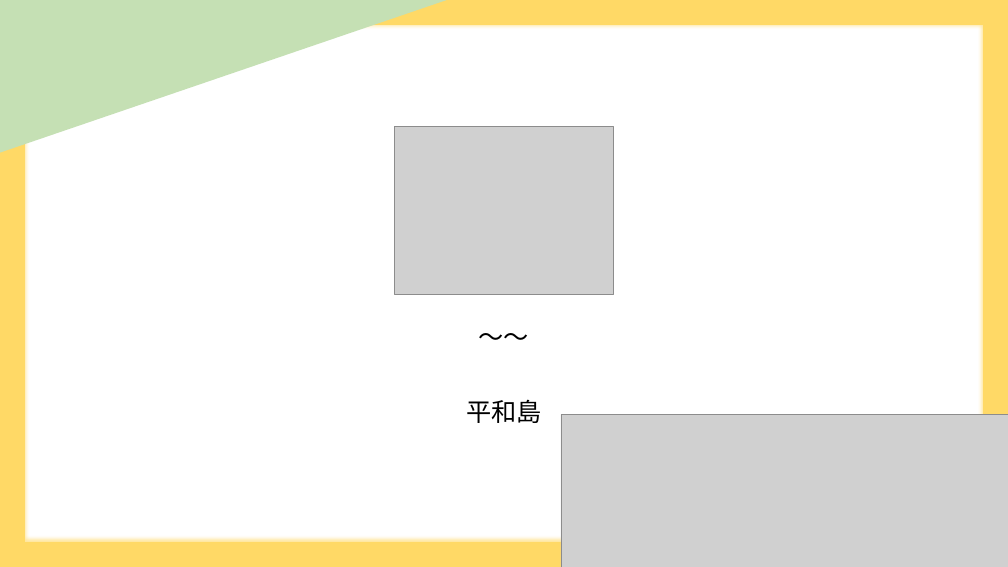
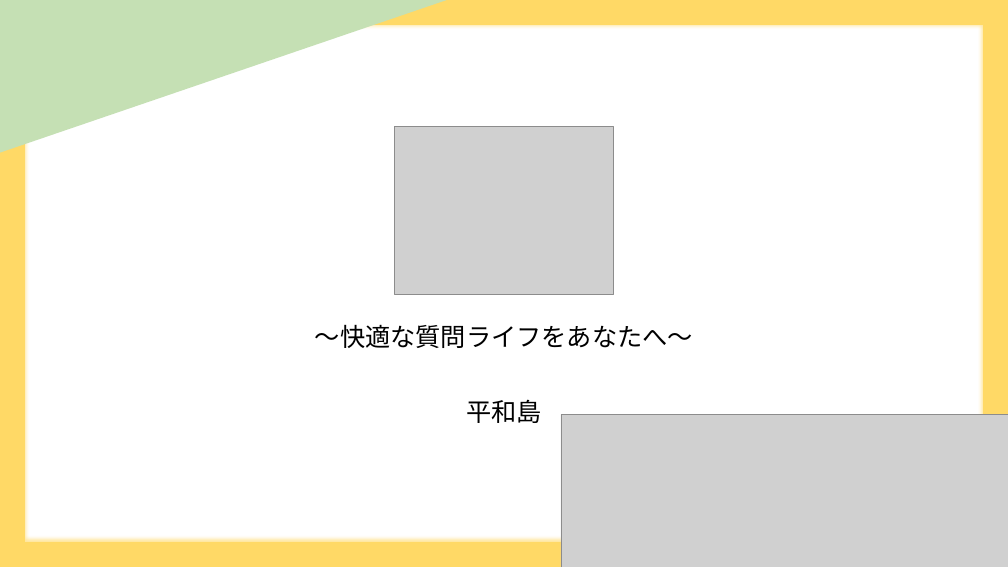
Before and after one commit to DOJO-2021/A-1, a slide deck: slide 1 of document/成果発表_平和島.pptx. Drawn at 1008x567 pixels with LibreOffice and Linux fonts; fonts in the diff are those of the drawing; grey boxes stand for pictures. Boxes give left, top, right and bottom in pixels: in the first picture for what was removed or moved away, otherwise in the second. Text is boxed around its words. In the diff, an @@ line names an element or a change of style, - is before the commit and + after.

```diff
--- a/document/成果発表_平和島.pptx
+++ b/document/成果発表_平和島.pptx
@@ subtitle at (315,324,693,348): text changed @@
-～～
+～快適な質問ライフをあなたへ～
```
Also in this commit, not shown: 10 other slides changed, 2 slides added, 1 slide removed, 1 other file.
